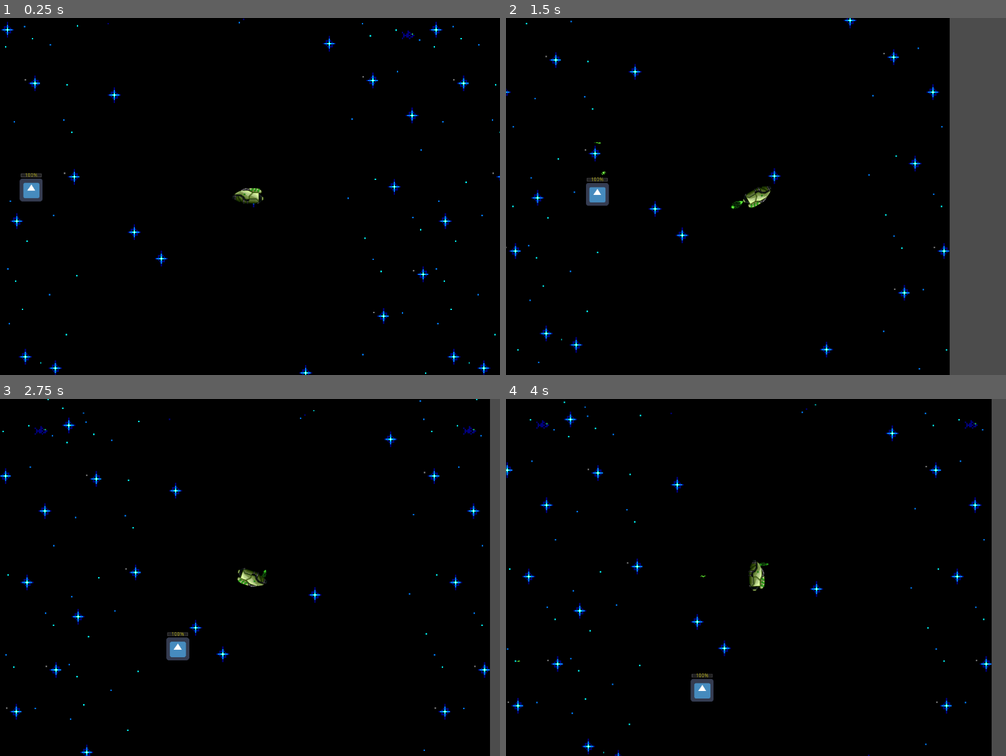
Above: before the commit, frames 1-4 (two rows, left to right).
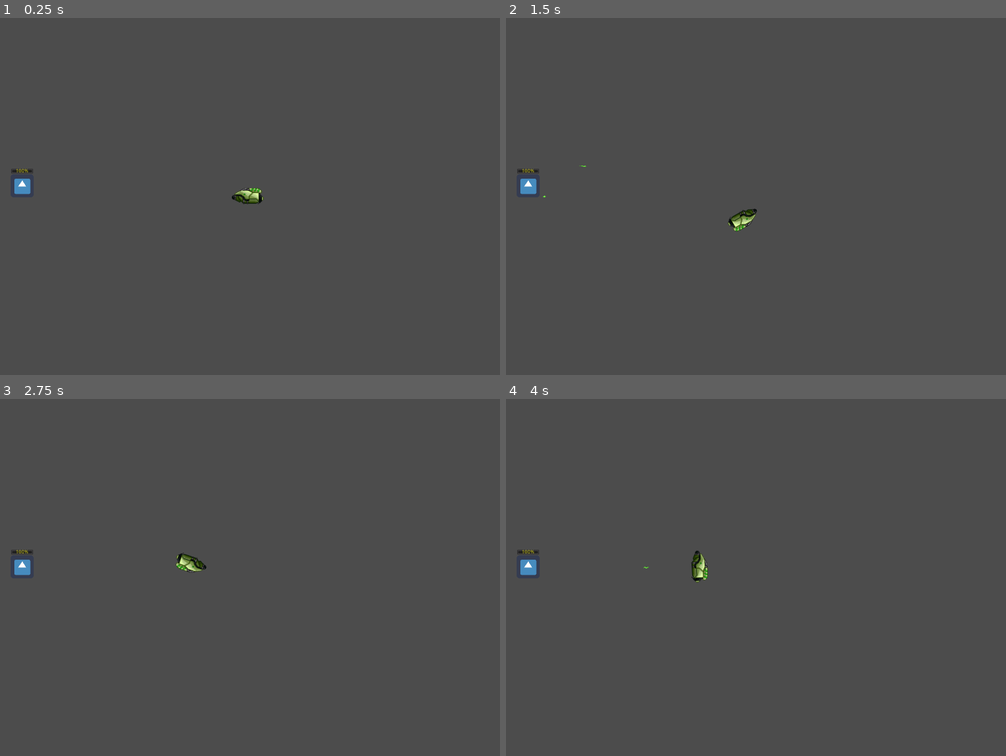
Above: after the commit, the same moments.

Repository: orelll/SpaceShooter
Game: Godot game, scene res://Player.tscn
Two runs of this game, one before a commit and one after it. Both use one fixed random seed, a clock stepped at 60 frames per second and the inputs below. The engine's default icon, where the game draws it, is replaced by a stand-in: a white triangle on a blue panel in a dark square.
Inputs:
- Up to frame 1 (0.25 s): no input
- Up to frame 2 (1.5 s): tap Enter (ui_accept) at 0.5, 0.77 s; hold Right (ui_right) 0.53-1.28 s; hold Down (ui_down) from 1.28 s (still down)
- Up to frame 3 (2.75 s): tap Enter (ui_accept) at 1.52 s; release Down (ui_down) at 2.03 s; hold Right (ui_right) from 2.03 s (still down)
- Up to frame 4 (4 s): release Right (ui_right) at 2.78 s; hold Up (ui_up) 2.78-3.53 s; tap Enter (ui_accept) at 3.02, 3.77 s; hold Left (ui_left) from 3.53 s (still down)

The runs differ from the first frame. In frame 1, 100% of the frame differs, in the area x 0-100%, y 0-100%; in frame 2, 89%; in frame 3, 98%; in frame 4, 97%.

Commit message:
przygotowane do lekcji

Diff:
--- a/Player.gd
+++ b/Player.gd
@@ -14,20 +14,11 @@
 func _ready():
 
 	screen_size = get_viewport().size
-	print('window size: ' + str(OS.get_window_size()))
-	print('viewport size: ' + str(get_viewport().size))
 	root = get_tree().get_root()
 	hide()
 	var pos = Vector2(screen_size.x / 2, screen_size.y / 2)
 	start(pos)
-	set_background()
 	spawn_target()
-
-func set_background():
-	var found = load("res://background.tscn")
-	var backgroundDuplicate = found.instance()
-	print('addind background: ' + str(backgroundDuplicate.name))
-	root.call_deferred("add_child", backgroundDuplicate)
 
 func start(pos):
     position = pos
@@ -45,18 +36,16 @@
 	if Input.is_action_pressed('ui_down'):
 		pressed = 1
 		velocity = Vector2(speed, 0).rotated(rotation)
-		$Exhaust.play("move")
+
 	if Input.is_action_pressed('ui_up'):
 		pressed = 1
 		velocity = Vector2(-speed, 0).rotated(rotation)
-		$Exhaust.play("move")
 
 	if Input.is_action_pressed('ui_right'):
-		$LowerMover.play("move")
 		pressed = 1
 		rotation_dir += 0.1
+
 	if Input.is_action_pressed('ui_left'):
-		$UpperMover.play("move")
 		pressed = 1
 		rotation_dir -= 0.1
 
--- a/Player.tscn
+++ b/Player.tscn
@@ -69,9 +69,6 @@
 rotation = -1.59942
 shape = SubResource( 1 )
 
-[node name="Camera2D" type="Camera2D" parent="Player"]
-current = true
-
 [node name="Body" type="Sprite" parent="Player"]
 position = Vector2( -6.09067, 1.37284 )
 z_index = 1
--- a/Shot.tscn
+++ b/Shot.tscn
@@ -49,8 +49,3 @@
 rotation = 1.5708
 scale = Vector2( 2.5, 2.5 )
 shape = SubResource( 2 )
-
-[node name="VisibilityNotifier2D" type="VisibilityNotifier2D" parent="."]
-position = Vector2( 5.77077, -0.149892 )
-scale = Vector2( 1.21734, 0.610285 )
-[connection signal="viewport_exited" from="VisibilityNotifier2D" to="." method="_on_VisibilityNotifier2D_viewport_exited"]
--- a/background.gd
+++ /dev/null
@@ -1,13 +0,0 @@
-extends Node
-
-# Declare member variables here. Examples:
-# var a = 2
-# var b = "text"
-
-# Called when the node enters the scene tree for the first time.
-func _ready():
-	pass # Replace with function body.
-
-# Called every frame. 'delta' is the elapsed time since the previous frame.
-#func _process(delta):
-#	pass
--- a/background.tscn
+++ /dev/null
@@ -1,14 +0,0 @@
-[gd_scene load_steps=3 format=2]
-
-[ext_resource path="res://background.gd" type="Script" id=1]
-[ext_resource path="res://Assets/Background/tlo_1.png" type="Texture" id=2]
-
-[node name="background" type="ParallaxBackground"]
-script = ExtResource( 1 )
-
-[node name="ParallaxLayer" type="ParallaxLayer" parent="."]
-motion_mirroring = Vector2( 1200, 1200 )
-
-[node name="Sprite" type="Sprite" parent="ParallaxLayer"]
-texture = ExtResource( 2 )
-centered = false
--- a/target.gd
+++ b/target.gd
@@ -17,13 +17,6 @@
 	show()
 	$AnimatedSprite.play("default")
 
-func _on_screen_exited():
-	var player = find_node_by_name(get_tree().get_root(), "Player")
-	direction.x = direction.x * -1
-	direction.y = direction.y * -1
-	print('exited screen! Direction: ' + str(direction))
-
-
 func update_screen_size():
 	screen_size = get_viewport().size
 
@@ -36,31 +29,12 @@
 	if OS.get_time().second % 2 == 1:
 		angleChanged = false
 
-	ProcessVelocity()
-
-	var collision = move_and_collide(velocity)
-
-	if collision != null:
-		changeAngle()
-		if collision.collider.name == 'Shot':
-			GotHit(collision.collider)
-
-
 func ProcessVelocity():
 	velocity = Vector2(sin(angle) * movementSpeed * movementSpeedMultiplier * direction.x, cos(angle) * movementSpeed * movementSpeedMultiplier * direction.y).rotated(rotation)
 
 func changeAngle():
 	angle = rng.randi_range(0, 360)
 
-
-func GotHit(area):
-	print('hit by ' + str(area.name))
-	if $Health.value > area.damage:
-		$Health.value -= area.damage
-	else:
-		var player = find_node_by_name(get_tree().get_root(), "Player")
-		player.spawn_target()
-		get_parent().queue_free()
 
 func find_node_by_name(root, name):
 	if(root.get_name() == name):
@@ -75,6 +49,3 @@
 			return found
 
 	return null
-
-func _on_Notifier_viewport_exited(viewport):
-	_on_screen_exited()
--- a/target.tscn
+++ b/target.tscn
@@ -35,8 +35,3 @@
 custom_colors/font_color = Color( 0.792157, 0.764706, 0.101961, 1 )
 custom_colors/font_color_shadow = Color( 0.647059, 0.592157, 0.592157, 1 )
 value = 50.0
-
-[node name="Notifier" type="VisibilityNotifier2D" parent="target"]
-position = Vector2( -0.349845, -8.74607 )
-scale = Vector2( 3.15736, 3.99699 )
-[connection signal="viewport_exited" from="target/Notifier" to="target" method="_on_Notifier_viewport_exited"]
